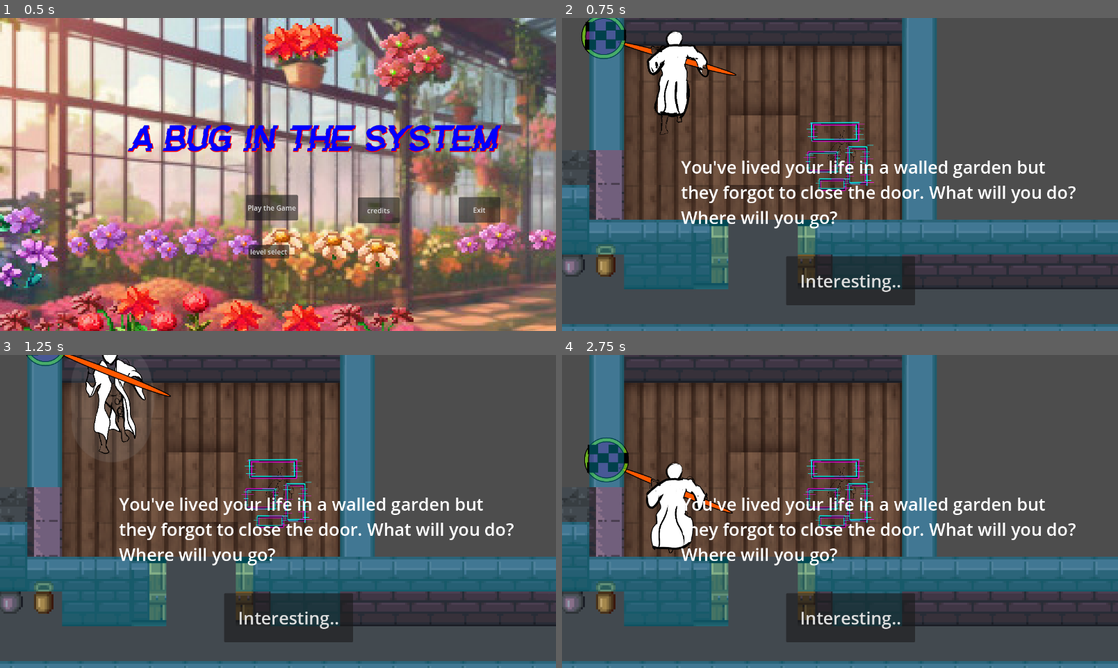
Above: before the commit, frames 1-4 (two rows, left to right).
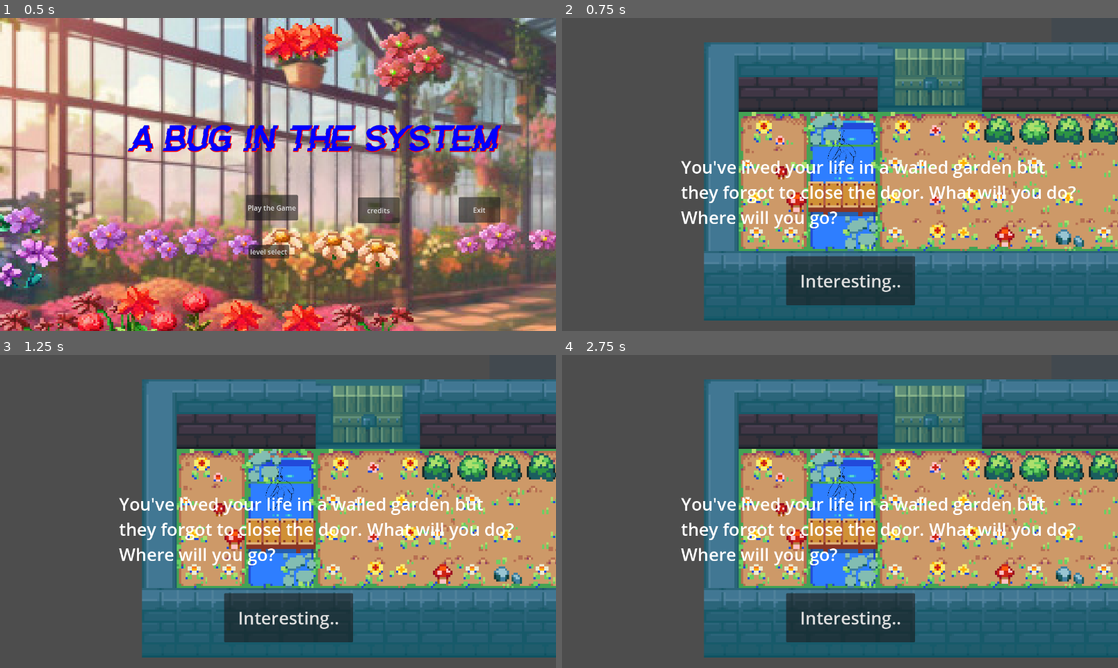
Above: after the commit, the same moments.

Repository: Firewheelstudio/Glitch-Maze-Escape
Game: Godot game, scene res://Scenes/start_menu.tscn
The game is run twice, just before and just after one commit, with the same random seed, the same clock (stepped at 60 frames per second) and the same inputs. The engine's default icon, where the game draws it, is replaced by a stand-in: a white triangle on a blue panel in a dark square.
Inputs:
- Up to frame 1 (0.5 s): no input
- Up to frame 2 (0.75 s): click "Play the Game" at 0.5 s
- Up to frame 3 (1.25 s): no input
- Up to frame 4 (2.75 s): tap Enter at 1.25 s; hold D (move_right) 1.28-2.03 s; hold S (move_down) from 2.03 s (still down)

Frame 1 is identical in both runs. In frame 2, 81% of the frame differs, in the area x 0-100%, y 0-100%; in frame 3, 80%; in frame 4, 81%.

Commit message:
cosmetics
added alarms in level 2, background music, and alarm sounds. changed font in title screen

Diff:
--- a/boundaries/Scenes/level_1.tscn
+++ b/boundaries/Scenes/level_1.tscn
@@ -175,7 +175,7 @@
 script = ExtResource("4_dd504")
 
 [node name="playernode" parent="." instance=ExtResource("5_41755")]
-position = Vector2(948, 489)
+position = Vector2(943, 527)
 
 [node name="Camera2D" type="Camera2D" parent="playernode"]
 position = Vector2(-12, 88)
--- a/boundaries/Scripts/Portal_entrance.gd
+++ b/boundaries/Scripts/Portal_entrance.gd
@@ -12,4 +12,5 @@
 
 
 func _on_area_2d_body_entered(body):
-	portal_entered.emit() # Replace with function body.
+	if body.name == "playernode":
+		portal_entered.emit() # Replace with function body.
--- a/boundaries/Scripts/player.gd
+++ b/boundaries/Scripts/player.gd
@@ -16,7 +16,7 @@
 	var x_axis = Input.get_axis("move_left", "move_right")
 	var y_axis = Input.get_axis("move_up", "move_down")
 	var input := Vector2(x_axis, y_axis)
-	if canmove == true:
+	if canmove:
 		position += input * speed * delta
 
 	if canmove:
Not shown: 1 places in boundaries/Scenes/level_1.tscn that only renumber resources
Not shown: 1 places in boundaries/Scenes/level_2.tscn that only renumber resources
Not shown: 1 places in boundaries/Scenes/level_4.tscn that only renumber resources
